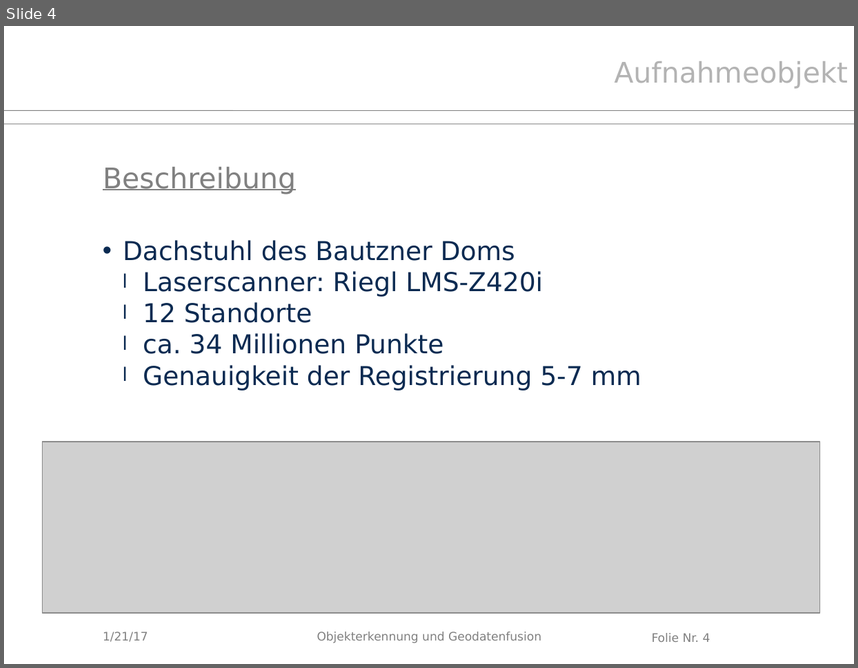
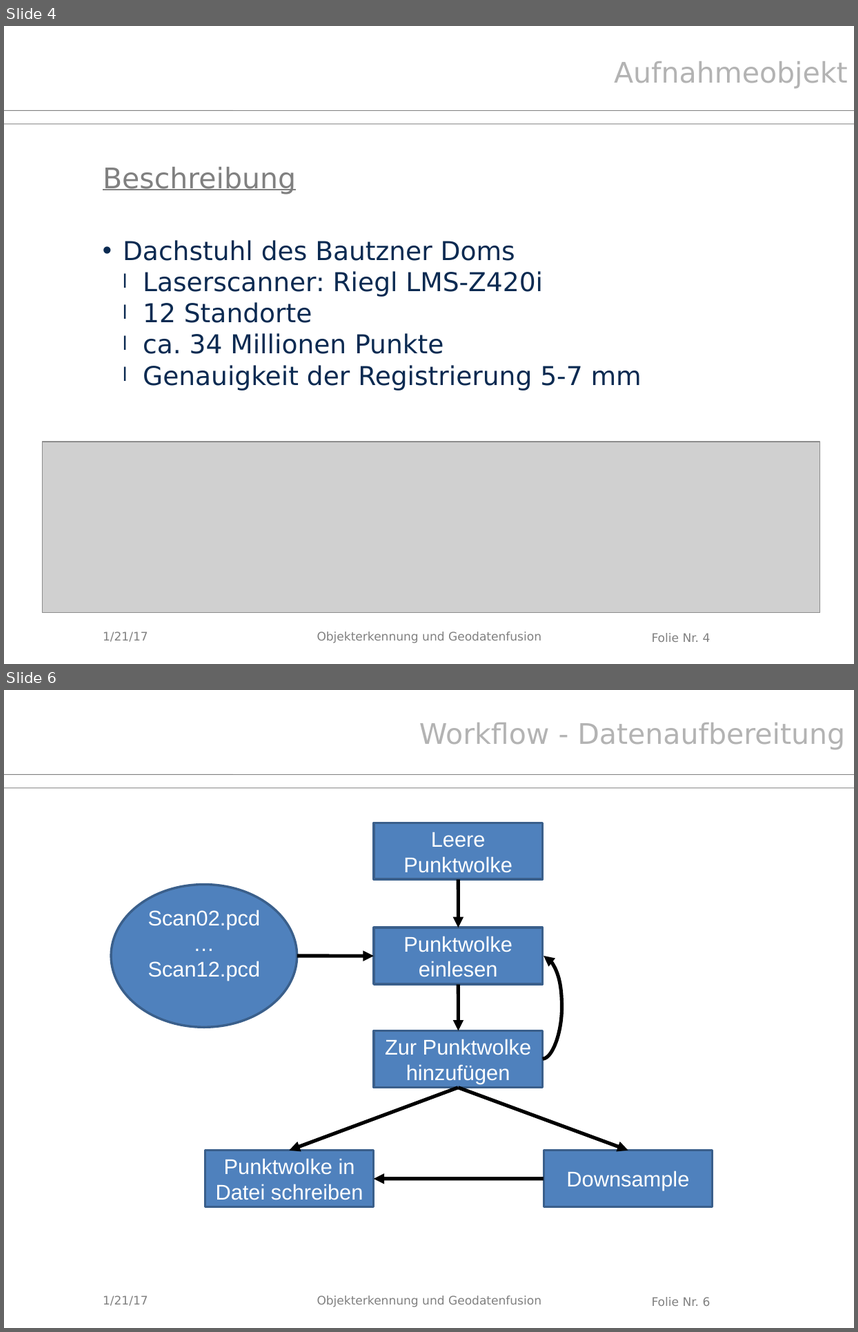
Before and after one commit to Kalmar131/PCL_Dachstuhl2016, a slide deck: Abschlusspräsentation.pptx. Shown one above the other, each under a label of ours: slide 4 before the commit, slides 4 and 6 after it; the slides between them are not shown. The pictures are 858x668 and 858x1332 pixels, drawn with LibreOffice and Linux fonts; fonts in the diff are those of the drawing; grey boxes stand for pictures; background and template pictures are left out. Boxes give left, top, right and bottom in pixels: in the first picture for what was removed or moved away, otherwise in the second. Text is boxed around its words. In the diff, an @@ line names an element or a change of style, - is before the commit and + after.

```diff
--- a/Abschlusspräsentation.pptx
+++ b/Abschlusspräsentation.pptx
@@ slide 6 added at [4, 690, 854, 1328], background #FFFFFF; not listed: 4 template elements that a slide beside it also shows @@
@@ text added at [419, 722, 845, 750], 24 pt, text #B3B3B3 @@
+Workflow - Datenaufbereitung
@@ rectangle added at [374, 822, 542, 880], fill #4F81BD, outline #3A5F8B 2.01 pt, 18 pt, text #FFFFFF @@
+Leere Punktwolke
@@ ellipse added at [111, 885, 297, 1027], fill #4F81BD, outline #3A5F8B 2.01 pt, 18 pt, text #FFFFFF @@
+Scan02.pcd … Scan12.pcd
@@ arrow added from (458, 880) to (458, 927), #000000 3 pt @@
@@ rectangle added at [374, 927, 542, 984], fill #4F81BD, outline #3A5F8B 2.01 pt, 18 pt, text #FFFFFF @@
+Punktwolke einlesen
@@ arrow added from (297, 956) to (374, 956), #000000 3 pt @@
@@ curved arrow added from (543, 1059) to (544, 955), #000000 3 pt @@
@@ arrow added from (458, 984) to (458, 1031), #000000 3 pt @@
@@ rectangle added at [374, 1031, 542, 1088], fill #4F81BD, outline #3A5F8B 2.01 pt, 18 pt, text #FFFFFF @@
+Zur Punktwolke hinzufügen
@@ arrow added from (458, 1087) to (290, 1150), #000000 3 pt @@
@@ arrow added from (458, 1087) to (628, 1150), #000000 3 pt @@
@@ rectangle added at [205, 1150, 374, 1207], fill #4F81BD, outline #3A5F8B 2.01 pt, 18 pt, text #FFFFFF @@
+Punktwolke in Datei schreiben
@@ rectangle added at [544, 1150, 712, 1207], fill #4F81BD, outline #3A5F8B 2.01 pt, 18 pt, text #FFFFFF @@
+Downsample
@@ arrow added from (544, 1178) to (374, 1179), #000000 3 pt @@
@@ text added at [103, 1295, 148, 1305], 10 pt, text #808080 @@
+1/21/17
```
Also in this commit, not shown: 15 slides changed, 10 other slides added, 1 slide removed.
